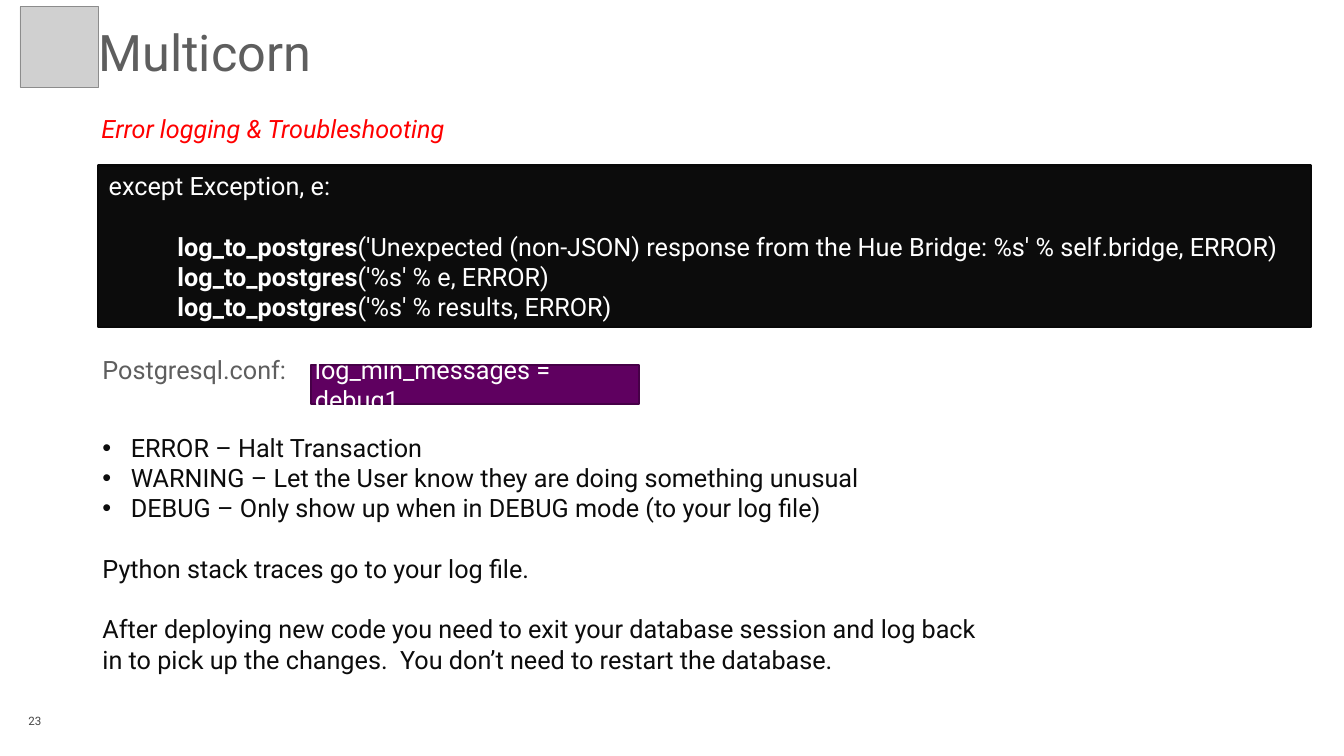
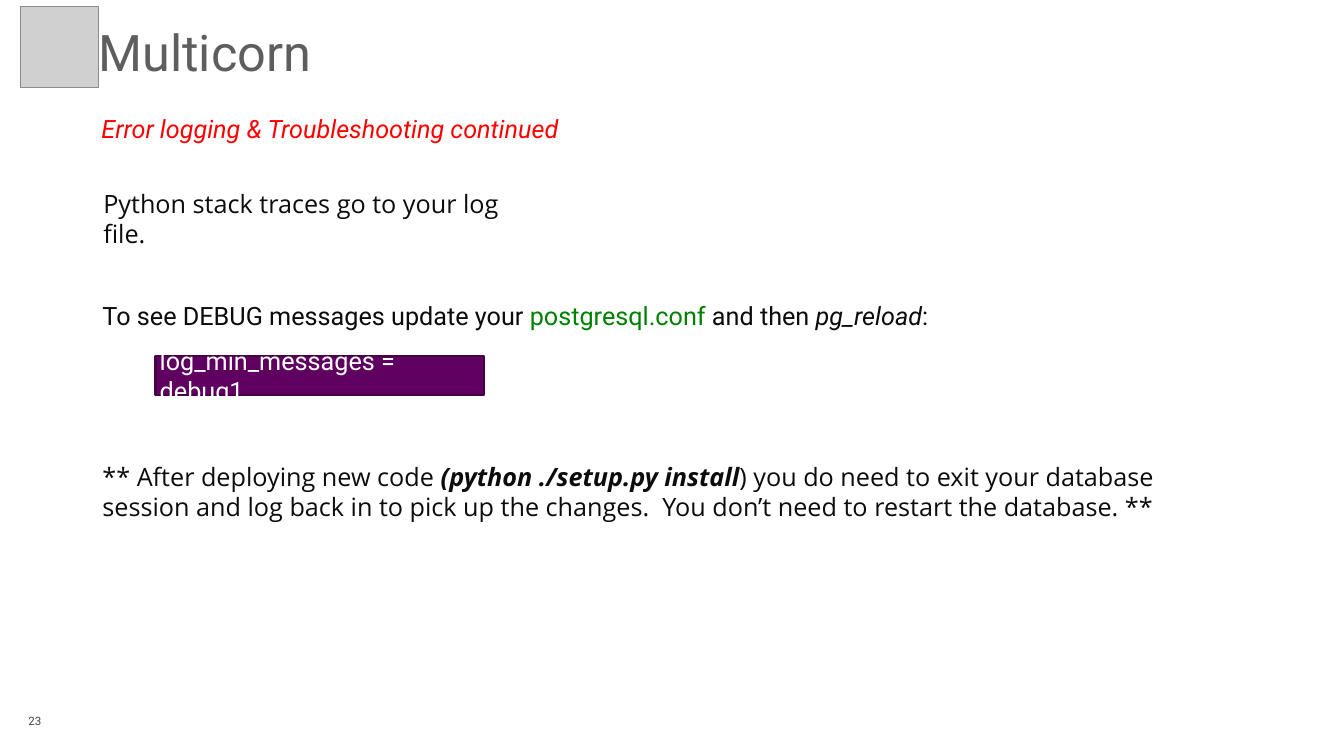
Before and after one commit to rotten/hue-multicorn-postgresql-fdw, a slide deck: slide 23 of extra/Database_Of_Things_PGConf_US_2015.pptx. Drawn at 1344x756 pixels with LibreOffice and Linux fonts; fonts in the diff are those of the drawing; grey boxes stand for pictures; background and template pictures are left out. Boxes give left, top, right and bottom in pixels: in the first picture for what was removed or moved away, otherwise in the second. Text is boxed around its words. In the diff, an @@ line names an element or a change of style, - is before the commit and + after.

Commit message:
more slide tweaks

```diff
--- a/extra/Database_Of_Things_PGConf_US_2015.pptx
+++ b/extra/Database_Of_Things_PGConf_US_2015.pptx
@@ text at <box>101,119,558,144</box>: text changed @@
-Error logging & Troubleshooting
+Error logging & Troubleshooting continued
@@ rectangle removed at <box>98,166,1311,327</box> @@
-except Exception, e:
-log_to_postgres('Unexpected (non-JSON) response from the Hue Bridge: %s' % self.bridge, ERROR)
-log_to_postgres('%s' % e, ERROR)
-log_to_postgres('%s' % results, ERROR)
@@ text added at <box>103,194,498,244</box>, 24 pt, text #0C0C0C @@
+Python stack traces go to your log file.
@@ text at <box>102,306,929,331</box>: text changed; text colour #5E5E5E to #0C0C0C @@
-Postgresql.conf:
+To see DEBUG messages update your postgresql.conf and then pg_reload:
@@ rectangle "log_min_messages = debug1": place and size @@
-rectangle "log_min_messages = debug1" at <box>311,364,639,404</box>
+rectangle "log_min_messages = debug1" at <box>156,356,484,395</box>
@@ text at <box>102,466,1154,522</box>: text changed; font Roboto to Open Sans @@
-• ERROR – Halt Transaction
-• WARNING – Let the User know they are doing something unusual
-• DEBUG – Only show up when in DEBUG mode (to your log file)
-Python stack traces go to your log file.
-After deploying new code you need to exit your database session and log back in to pick up the changes. You don’t need to restart the database.
+** After deploying new code (python ./setup.py install) you do need to exit your database session and log back in to pick up the changes. You don’t need to restart the database. **
```
Also in this commit, not shown: 14 other slides changed, 2 slides added, 2 other files.
